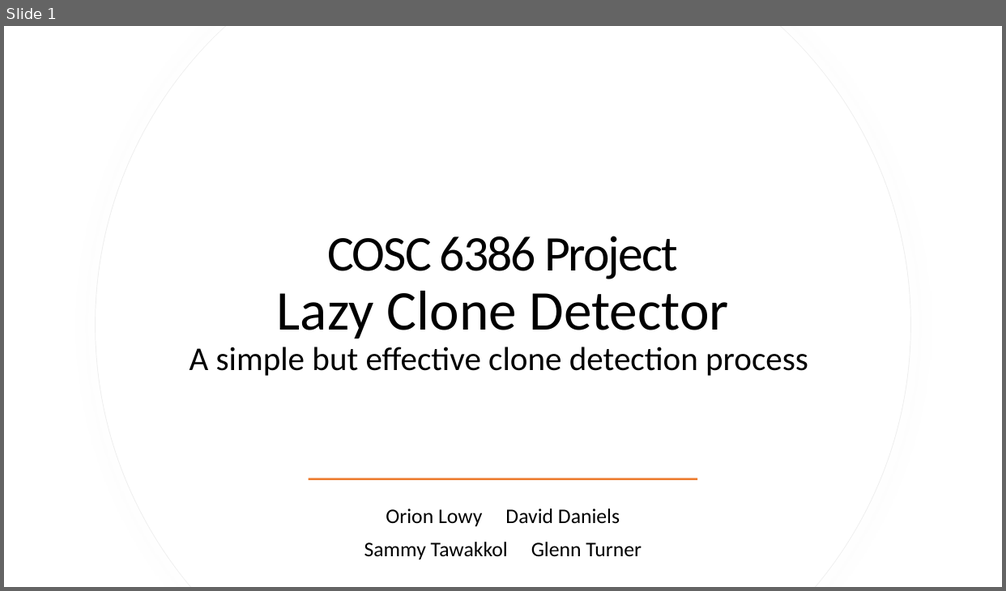
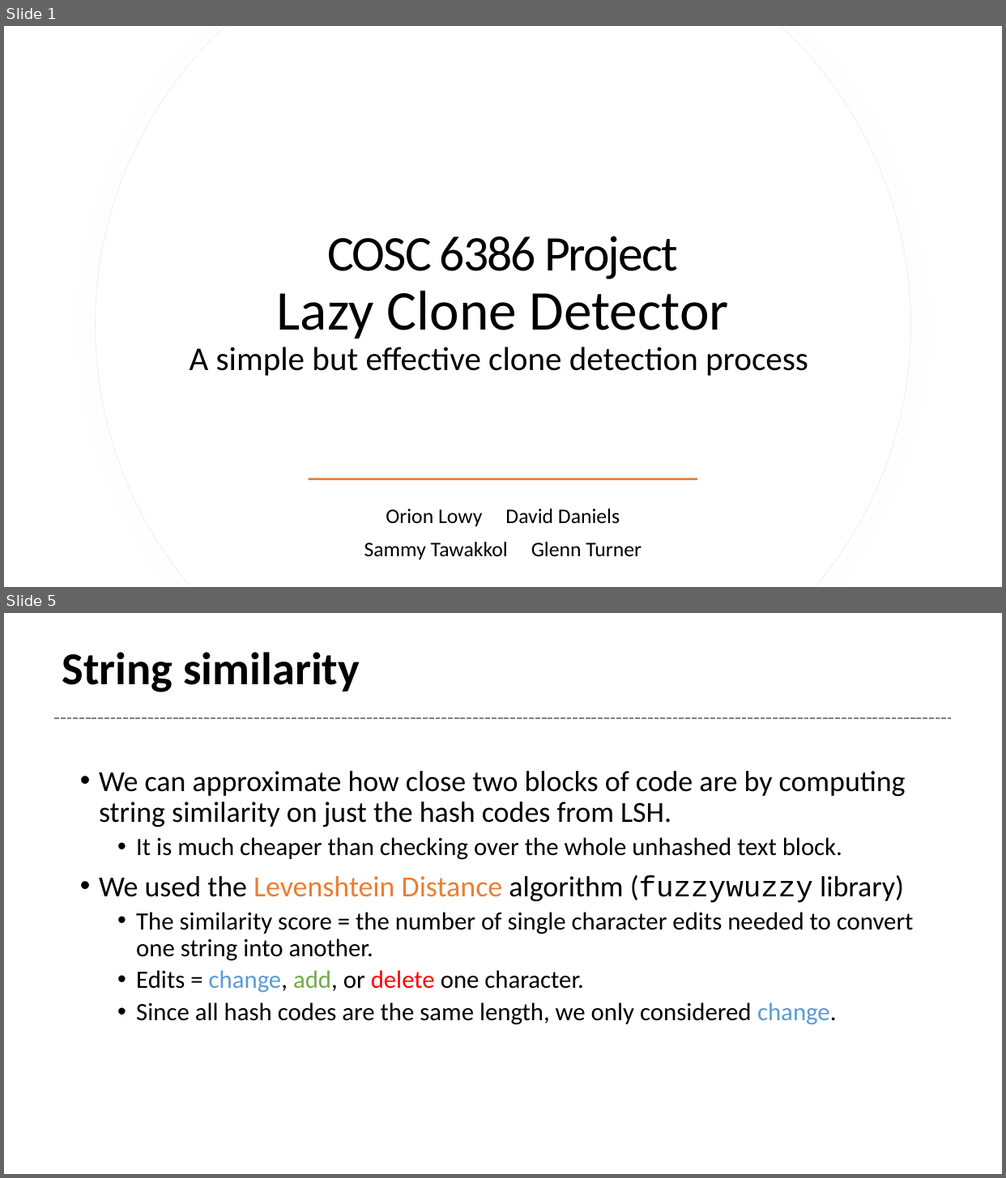
Before and after one commit to Tetricz/CodeCloneDetector, a slide deck: presentation.pptx. Shown one above the other, each under a label of ours: slide 1 before the commit, slides 1 and 5 after it; the slides between them are not shown. The pictures are 1006x591 and 1006x1178 pixels, drawn with LibreOffice and Linux fonts; fonts in the diff are those of the drawing. Boxes give left, top, right and bottom in pixels: in the first picture for what was removed or moved away, otherwise in the second. Text is boxed around its words. In the diff, an @@ line names an element or a change of style, - is before the commit and + after.

```diff
--- a/presentation.pptx
+++ b/presentation.pptx
@@ slide 5 added at (x1=4, y1=613, x2=1002, y2=1174), background #FFFFFF @@
@@ title added at (x1=62, y1=652, x2=360, y2=692), 44 pt, text #000000, bold @@
+String similarity
@@ line added from (54, 718) to (951, 718), #808080 1.5 pt dashed @@
@@ text added at (x1=99, y1=771, x2=914, y2=1025), 24 pt, text #000000 @@
+• We can approximate how close two blocks of code are by computing string similarity on just the hash codes from LSH.
+  • It is much cheaper than checking over the whole unhashed text block.
+• We used the Levenshtein Distance algorithm (fuzzywuzzy library)
+  • The similarity score = the number of single character edits needed to convert one string into another.
+  • Edits = change, add, or delete one character.
+  • Since all hash codes are the same length, we only considered change.
```
Also in this commit, not shown: 1 slide changed, 2 other slides added.
